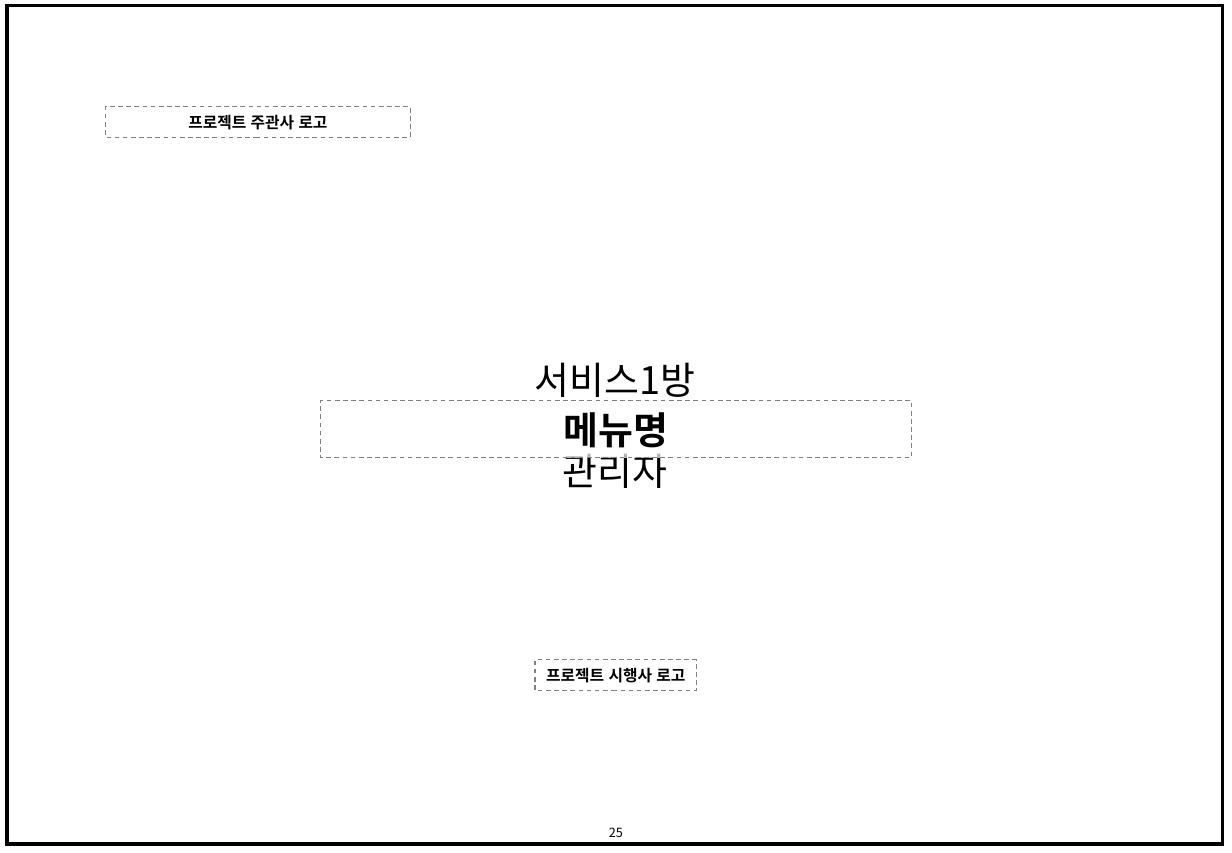
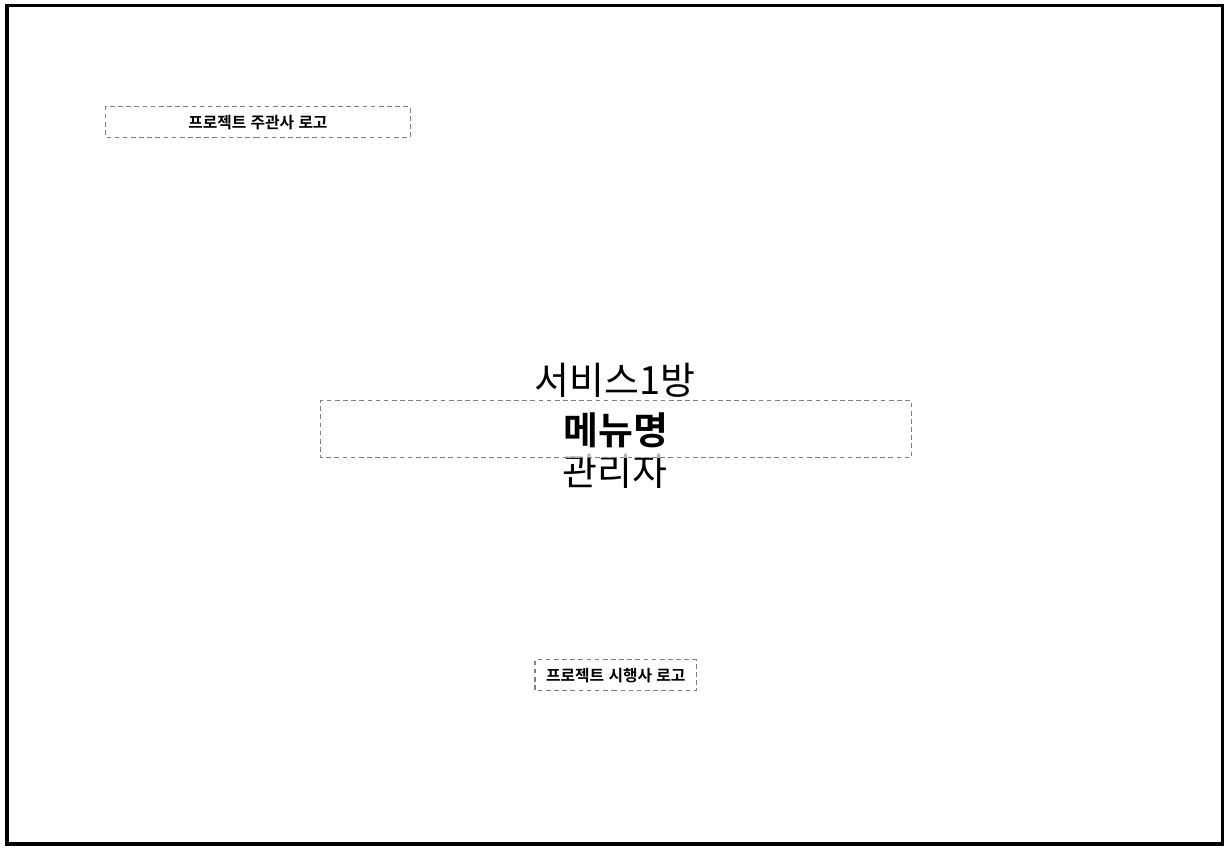
Before and after one commit to dahee2462/camping_community, a slide deck: slide 36 of 03.화면설계문서/04.설계문서/ex)화면설계서_v1.0.ppt (slide 25 before the commit). Drawn at 1232x853 pixels with LibreOffice and Linux fonts; fonts in the diff are those of the drawing. Boxes give left, top, right and bottom in pixels: in the first picture for what was removed or moved away, otherwise in the second. Text is boxed around its words. In the diff, an @@ line names an element or a change of style, - is before the commit and + after.

```diff
--- a/03.화면설계문서/04.설계문서/ex)화면설계서_v1.0.ppt
+++ b/03.화면설계문서/04.설계문서/ex)화면설계서_v1.0.ppt
@@ page number removed at (609,827,623,837) @@
-25
```
Also in this commit, not shown: 25 other slides changed, 11 slides added, 8 other files.
